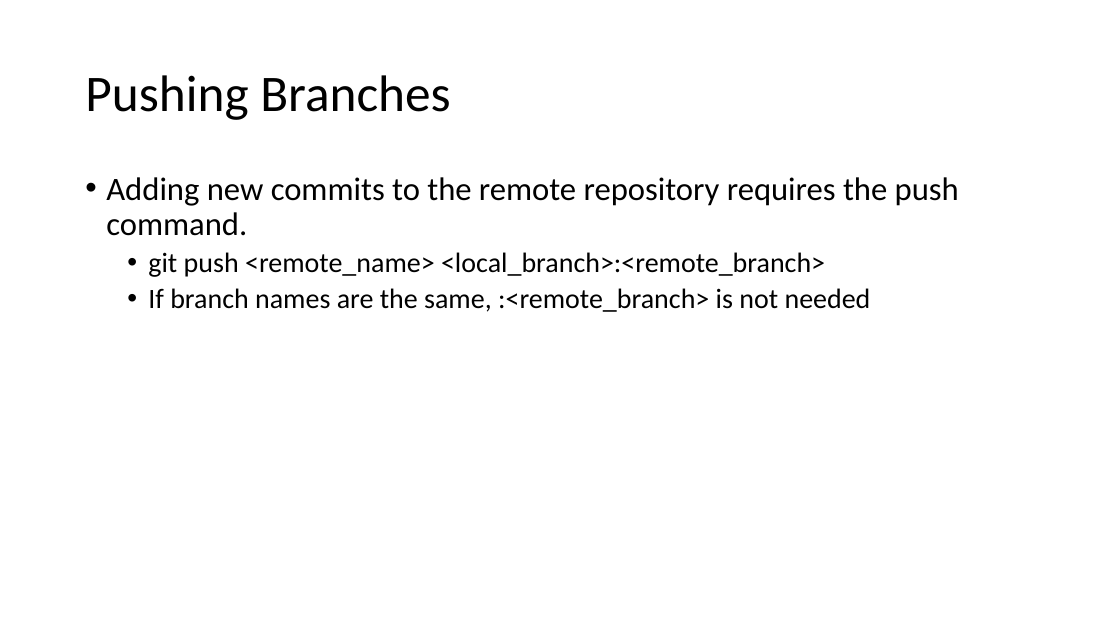
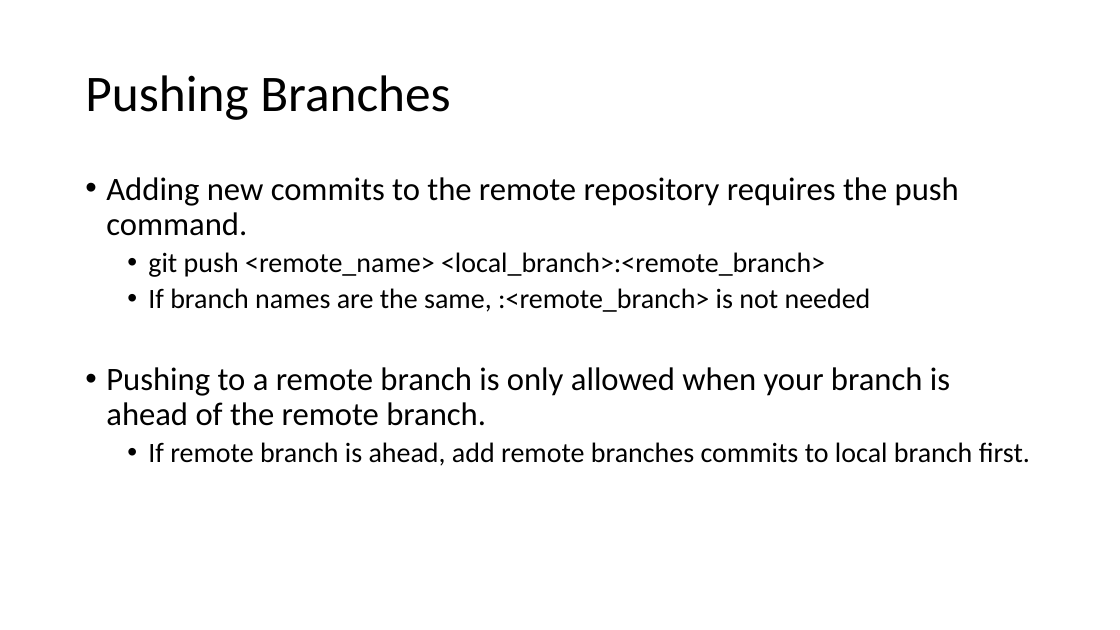
Before and after one commit to sabingautam16/git, a slide deck: slide 18 of Git [Autosaved].pptx (slide 22 before the commit). Drawn at 1120x630 pixels with LibreOffice and Linux fonts; fonts in the diff are those of the drawing. Boxes give left, top, right and bottom in pixels: in the first picture for what was removed or moved away, otherwise in the second. Text is boxed around its words. In the diff, an @@ line names an element or a change of style, - is before the commit and + after.

```diff
--- a/Git [Autosaved].pptx
+++ b/Git [Autosaved].pptx
@@ text at <box>106,367,1030,466</box>: paragraphs added @@
+• Pushing to a remote branch is only allowed when your branch is ahead of the remote branch.
+  • If remote branch is ahead, add remote branches commits to local branch first.
```
Also in this commit, not shown: 1 other slide changed, 1 slide added, 1 slide removed.
